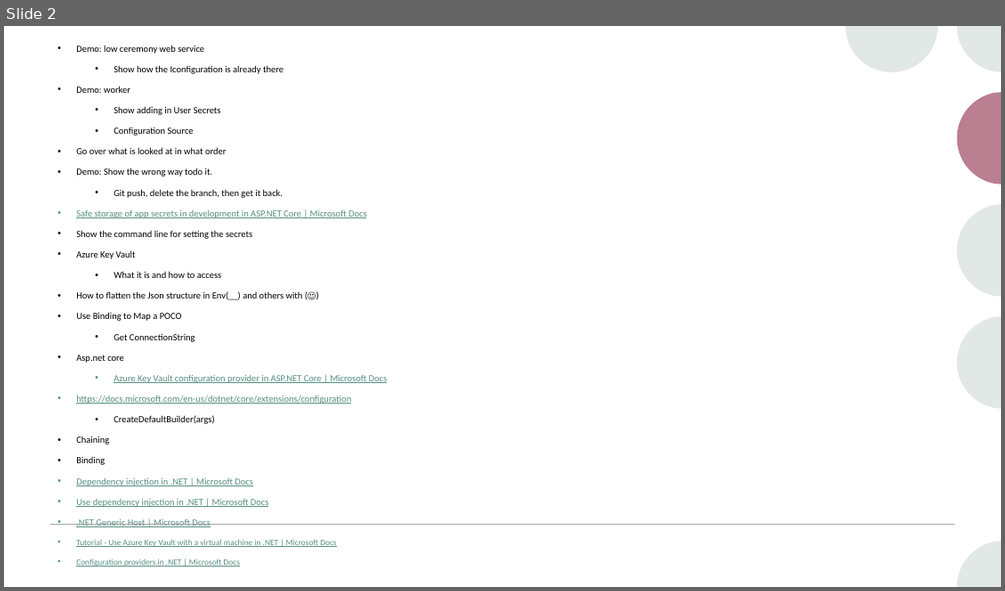
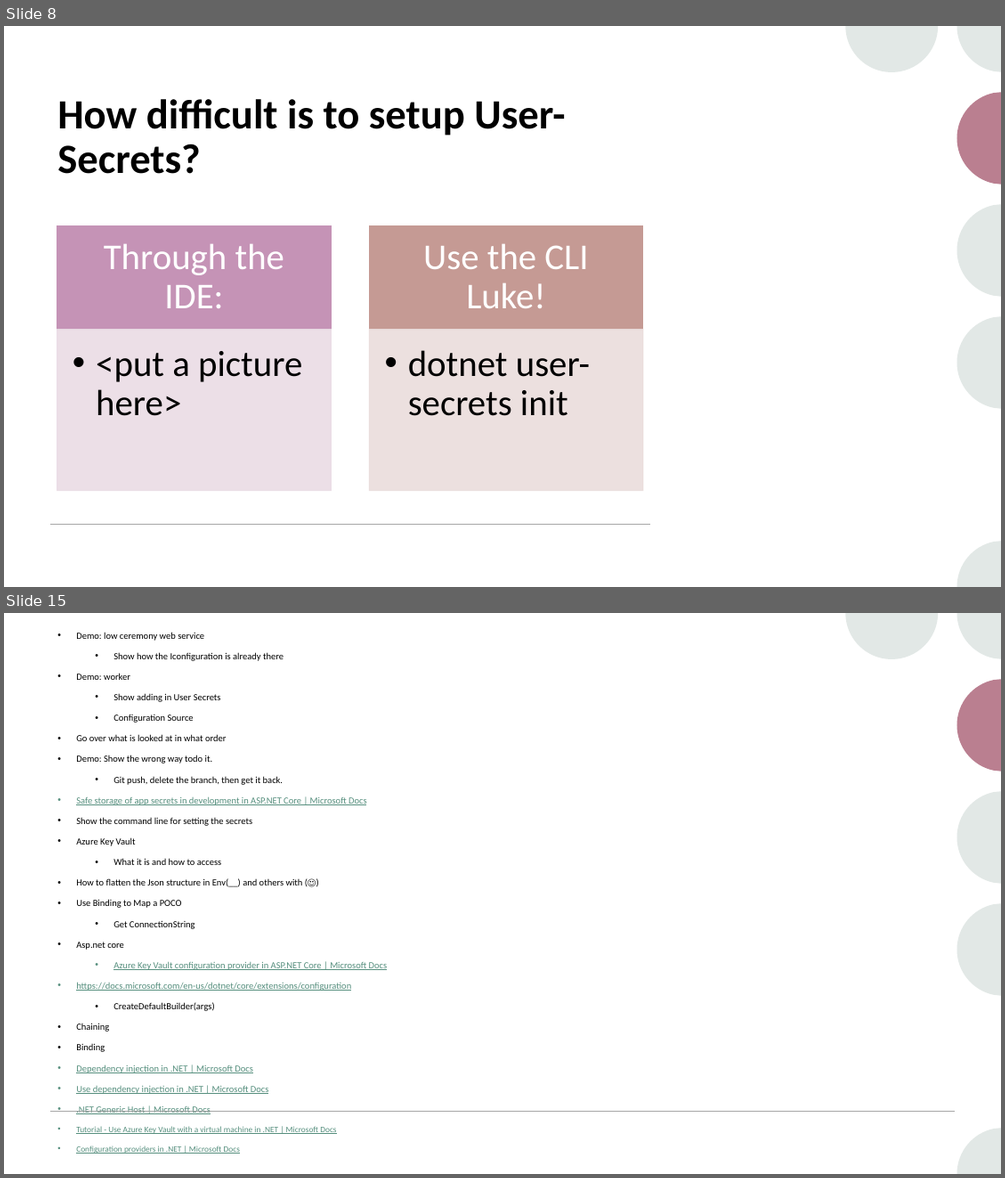
Before and after one commit to pulcher/stop-checking-in-secrets, a slide deck: stop-checking-in-secrets.pptx. Shown one above the other, each under a label of ours: slide 2 before the commit, slides 8 and 15 after it; the slides between them are not shown. The pictures are 1005x591 and 1005x1178 pixels, drawn with LibreOffice and Linux fonts; fonts in the diff are those of the drawing. Boxes give left, top, right and bottom in pixels: in the first picture for what was removed or moved away, otherwise in the second. Text is boxed around its words. In the diff, an @@ line names an element or a change of style, - is before the commit and + after.

```diff
--- a/stop-checking-in-secrets.pptx
+++ b/stop-checking-in-secrets.pptx
@@ slide 8 added at [4, 26, 1001, 587], background #FFFFFF; not listed: 8 template elements that a slide beside it also shows @@
@@ rectangle added at [4, 26, 1001, 587], fill #FFFFFF @@
@@ group added at [845, 26, 1001, 587]: 6 freeform shapes @@
@@ title added at [57, 99, 565, 174], 40 pt, text #000000, bold @@
+How difficult is to setup User-Secrets?
@@ group added at [57, 225, 643, 491]: 4 rectangles, 4 texts @@
+Through the IDE:
+  • <put a picture here>
+Use the CLI Luke!
+  • dotnet user-secrets init
@@ line added from (50, 524) to (650, 524), #A6A6A6 1 pt @@
@@ what was slide 2 is now slide 15 @@
```
Also in this commit, not shown: 1 slide changed, 12 other slides added, 1 other file.
